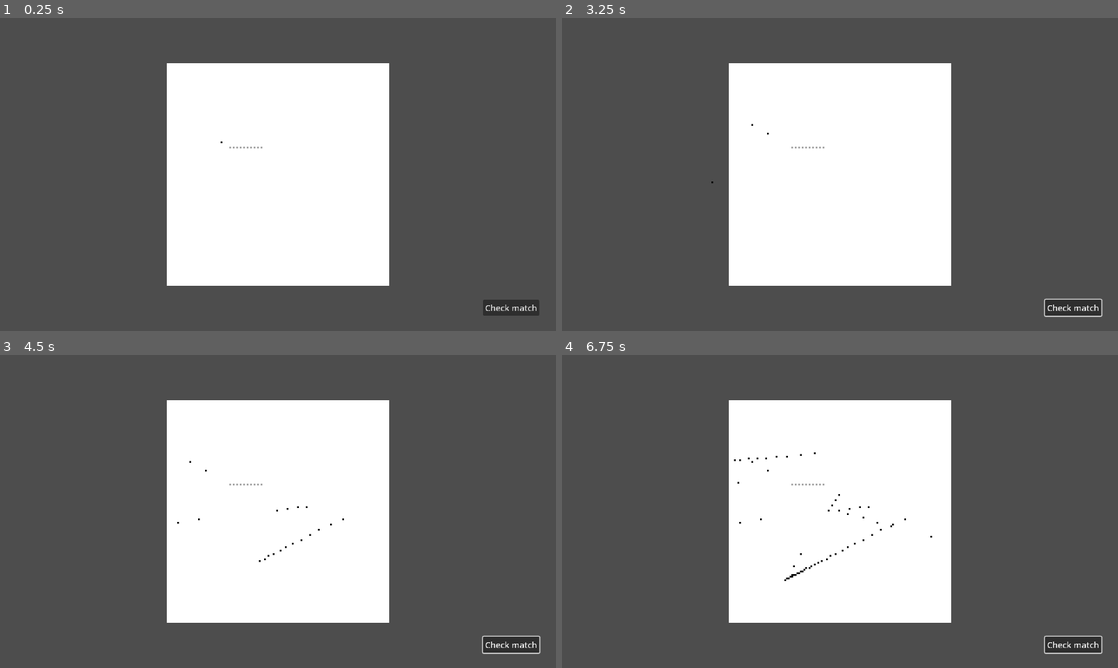
Above: before the commit, frames 1-4 (two rows, left to right).
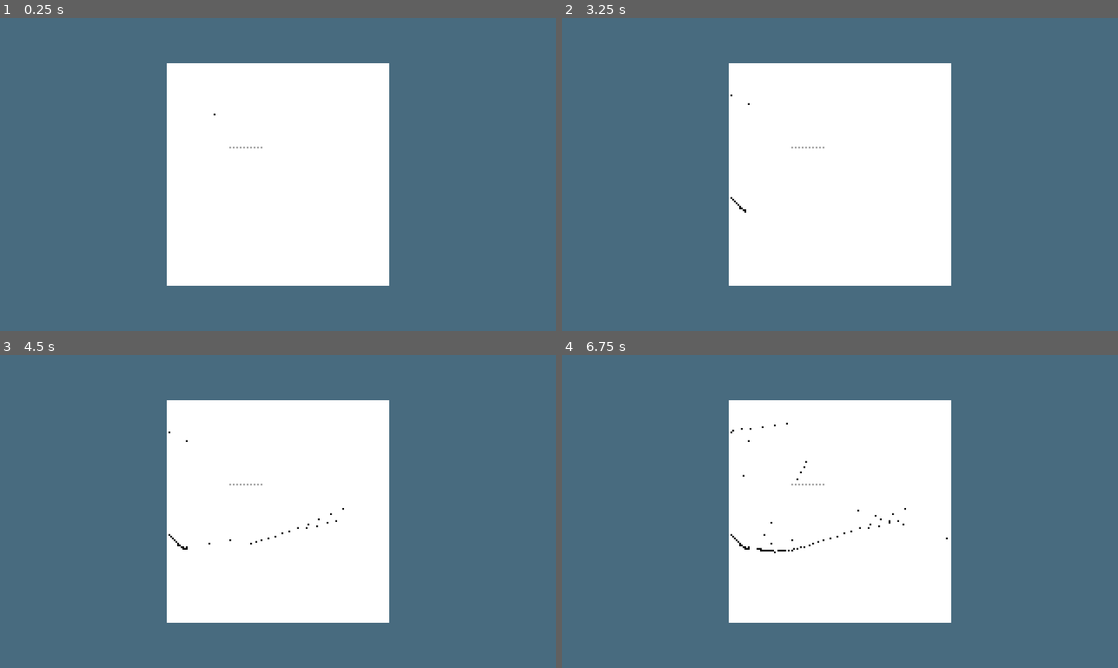
Above: after the commit, the same moments.

Repository: void22790/drunkink_ld58
Game: Godot game, scene res://scenes/root/main.tscn
Same seed, same stepped clock (60 frames per second), same inputs: the game is played once before the commit and once after it.
Inputs (mouse positions are in pixels of both pictures, inside the frame that each line leads up to):
- Up to frame 1 (0.25 s): no input
- Up to frame 2 (3.25 s): click (1073, 309) at 0.5 s, where only the run before the commit has a clickable "Check match"; click (1073, 309) at 1.25 s, where only the run before the commit has a clickable "Check match"; click (1073, 309) at 2 s, where only the run before the commit has a clickable "Check match"; tap Enter at 2.75 s; move the mouse to (962, 158) at 2.77 s; press the mouse at (962, 158) at 2.78 s
- Up to frame 3 (4.5 s): tap Space at 3.5 s; move the mouse to (166, 527) at 3.52 s; release the mouse at (166, 527) at 3.53 s; click (166, 527) at 3.6 s; tap Enter at 4.25 s; move the mouse to (333, 442) at 4.27 s; press the mouse at (333, 442) at 4.28 s
- Up to frame 4 (6.75 s): tap Space at 5, 6.5 s; move the mouse to (812, 574) at 5.02 s; release the mouse at (812, 574) at 5.03 s; click (812, 574) at 5.1 s; tap Enter at 5.75 s; move the mouse to (1006, 558) at 5.77 s; press the mouse at (1006, 558) at 5.78 s; move the mouse to (673, 464) at 6.52 s; release the mouse at (673, 464) at 6.53 s; click (673, 464) at 6.6 s

The runs differ from the first frame. In frame 1, 72% of the frame differs, in the area x 0-100%, y 0-100%; in frame 2, 72%; in frame 3, 72%; in frame 4, 72%.

Commit message:
Drunk cursor system

Diff:
--- a/scenes/root/main.tscn
+++ b/scenes/root/main.tscn
@@ -1,11 +1,23 @@
-[gd_scene load_steps=4 format=3 uid="uid://bmkni1ppjyc11"]
+[gd_scene load_steps=7 format=3 uid="uid://bmkni1ppjyc11"]
 
 [ext_resource type="Script" uid="uid://by3se8e4n1jkn" path="res://scripts/root/main.gd" id="1_jc805"]
 [ext_resource type="Script" uid="uid://crxbind0p66w1" path="res://scripts/root/drawing_canvas.gd" id="2_cgoxl"]
 [ext_resource type="TileSet" uid="uid://cyoh6otgt64or" path="res://graphics/func/tilesets/drawing_tileset.tres" id="3_qo04j"]
+[ext_resource type="Shader" uid="uid://nyhumgmh88xf" path="res://shaders/jitter.gdshader" id="4_d8tfi"]
+[ext_resource type="Texture2D" uid="uid://3t1dcl8hm2sm" path="res://graphics/func/hand_drawing.png" id="5_d8tfi"]
+
+[sub_resource type="ShaderMaterial" id="ShaderMaterial_t8wu2"]
+shader = ExtResource("4_d8tfi")
+shader_parameter/intensity = 2.0
+shader_parameter/frequency = 12.0
 
 [node name="Main" type="Node2D"]
 script = ExtResource("1_jc805")
+
+[node name="Background Color" type="ColorRect" parent="."]
+offset_right = 320.0
+offset_bottom = 180.0
+color = Color(0.28235295, 0.41960785, 0.49803922, 1)
 
 [node name="Drawing Canvas" type="Node2D" parent="."]
 script = ExtResource("2_cgoxl")
@@ -21,6 +33,7 @@
 collision_enabled = false
 
 [node name="Debug Menu" type="Control" parent="."]
+visible = false
 layout_mode = 3
 anchors_preset = 0
 offset_right = 320.0
@@ -35,4 +48,12 @@
 scale = Vector2(0.3, 0.3)
 text = "Check match"
 
+[node name="Drawing Hand" type="Node2D" parent="."]
+visible = false
+
+[node name="Sprite2D" type="Sprite2D" parent="Drawing Hand"]
+material = SubResource("ShaderMaterial_t8wu2")
+position = Vector2(243, 144)
+texture = ExtResource("5_d8tfi")
+
 [connection signal="pressed" from="Debug Menu/MatchButton" to="." method="_on_match_button_pressed"]
--- a/scripts/root/drawing_canvas.gd
+++ b/scripts/root/drawing_canvas.gd
@@ -3,6 +3,8 @@
 @onready var stencil_layer: TileMapLayer = $"Stencil Layer"
 @onready var drawing_layer: TileMapLayer = $"Drawing Layer"
 @onready var cursor_layer: TileMapLayer = $"Cursor Layer"
+
+var time: float
 
 var canvas_size = Vector2i(128, 128)
 var canvas_position: Vector2
@@ -14,25 +16,31 @@
 
 var cursor_raw_pos: Vector2
 var cursor_pos: Vector2i
-var base_pos: Vector2 = Vector2(160.0, 90.0)
-var cursor_reversed = true
+var base_pos: Vector2
+@export var cursor_reversed = true
+@export var cursor_random = true
+var horiz_speed = 1.5
+var vert_speed = 1.2
+var cursor_amp = 20.0
 
 var last_cursor_position : Vector2i
 
 func _ready() -> void:
 	Input.set_mouse_mode(Input.MOUSE_MODE_HIDDEN)
 	var viewport_size = get_viewport().get_visible_rect().size
+	base_pos = Vector2(viewport_size.x / 2, viewport_size.y / 2)
 	canvas_position = Vector2((viewport_size.x - canvas_size.x) / 2, (viewport_size.y - canvas_size.y) / 2)
 	canvas_rect = Rect2i(canvas_position, canvas_size)
 	_get_stencil_data()
 	_draw_stencil()
 
-func _process(_delta: float) -> void:
+func _process(delta: float) -> void:
+	time += delta
 	var mouse_position = get_viewport().get_mouse_position()
 	#print("mouse position: ", mouse_position)
 	#print("cursor position: ", cursor_position)
 
-	cursor_pos = _update_cursor(mouse_position)
+	cursor_pos = _update_cursor(mouse_position, time)
 	_draw_cursor(cursor_pos)
 
 	if Input.is_action_pressed("select"):
@@ -63,8 +71,12 @@
 				stencil_layer.set_cell(Vector2i(x,y), 0, Vector2i(0,0))
 			count += 1
 
-func _update_cursor(pos: Vector2) -> Vector2i:
-	var offset = pos - base_pos
+func _update_cursor(pos: Vector2, t: float) -> Vector2i:
+	var offset: Vector2 = pos - base_pos
+	if cursor_random:
+		var rand_x = sin(t * horiz_speed) * cursor_amp
+		var rand_y = cos(t * vert_speed) * cursor_amp
+		offset += Vector2(rand_x, rand_y)
 	if cursor_reversed:
 		offset *= -1
 	cursor_raw_pos = lerp(cursor_raw_pos, base_pos + offset, 0.1)
Binary file added: graphics/func/hand_drawing.png
Not shown, added: graphics/func/hand_drawing.png.import
